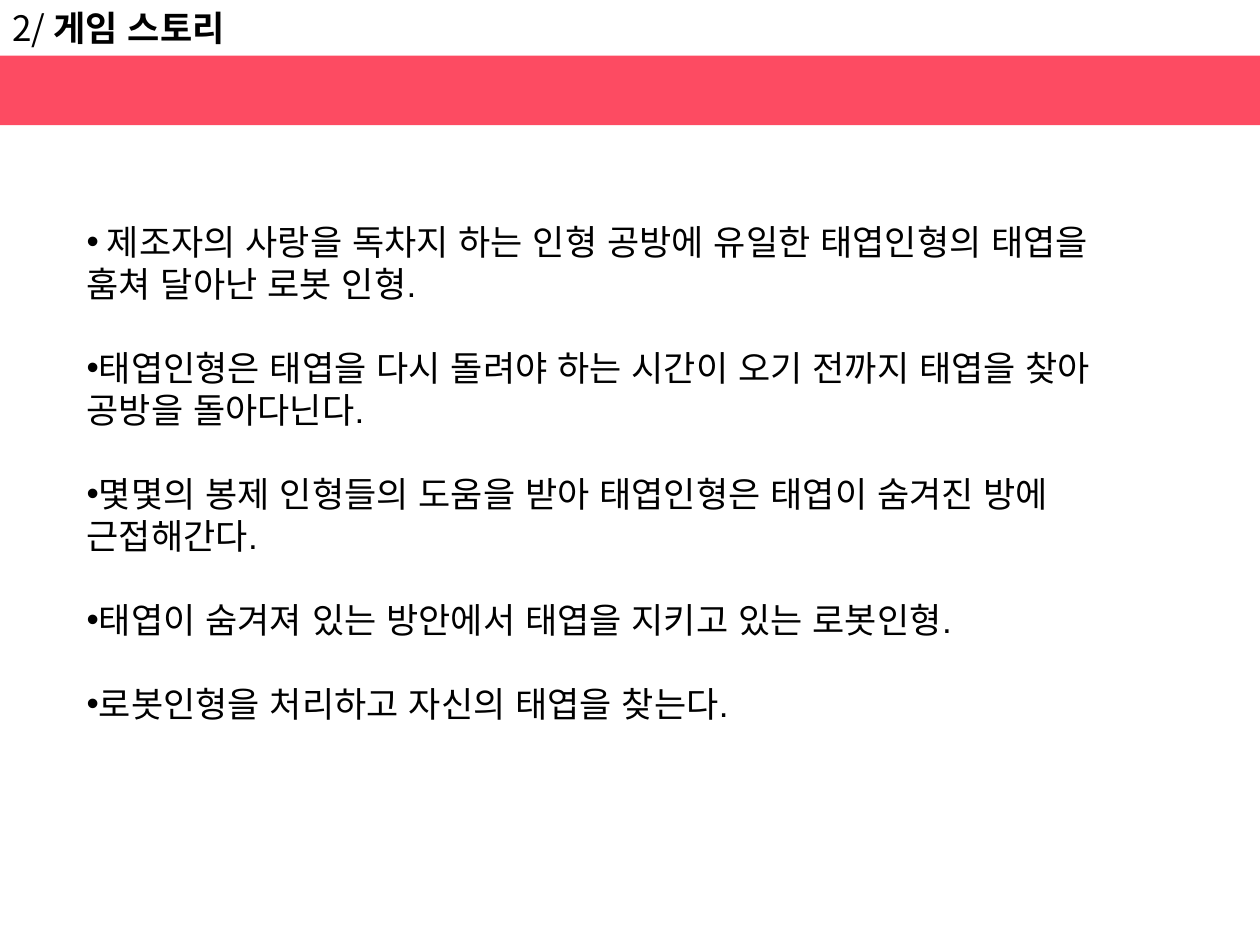
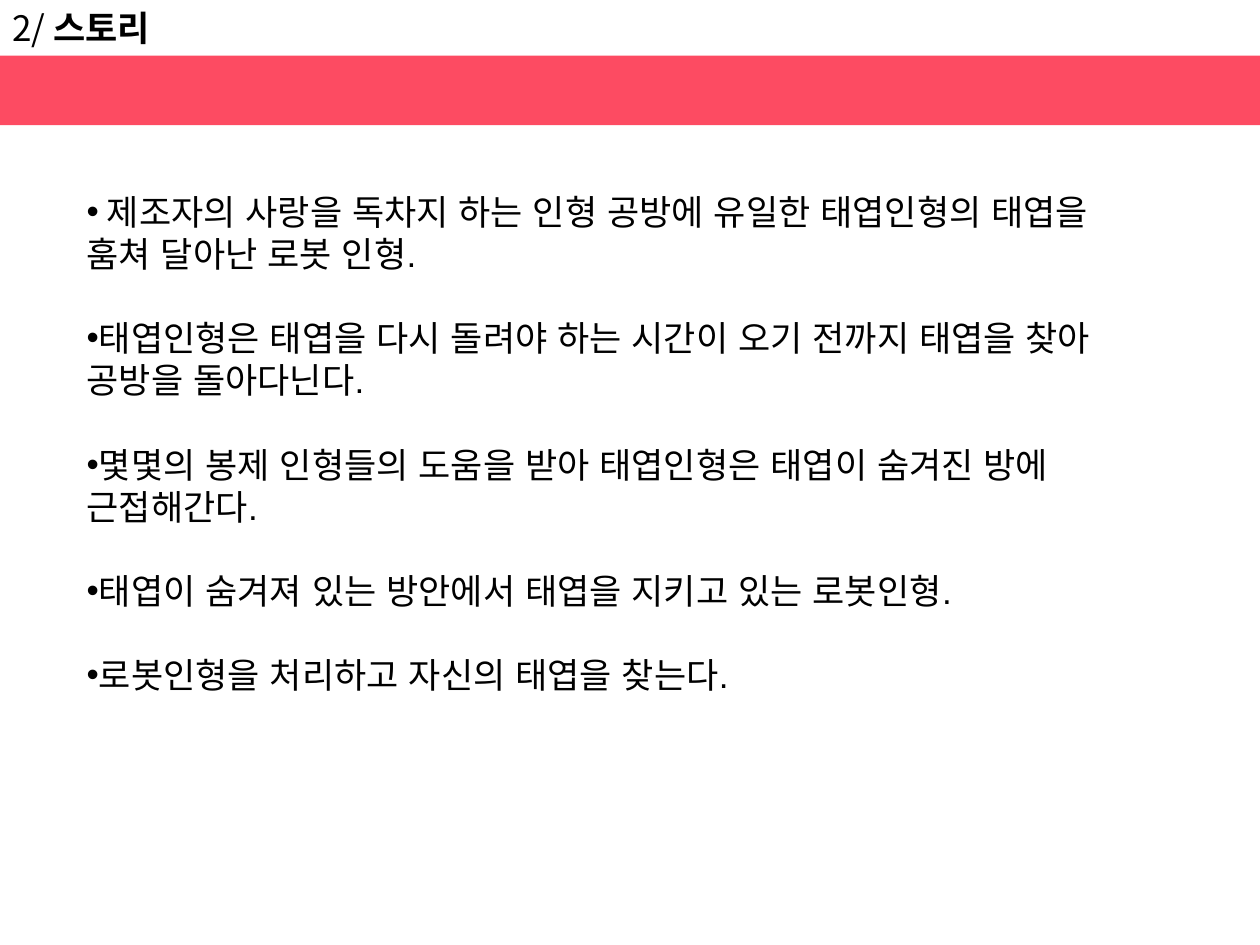
Before and after one commit to haeunjung/Team_Project, a slide deck: slide 4 of 기획문서/게임 제안서.pptx. Drawn at 1260x945 pixels with LibreOffice and Linux fonts; fonts in the diff are those of the drawing. Boxes give left, top, right and bottom in pixels: in the first picture for what was removed or moved away, otherwise in the second. Text is boxed around its words. In the diff, an @@ line names an element or a change of style, - is before the commit and + after.

```diff
--- a/기획문서/게임 제안서.pptx
+++ b/기획문서/게임 제안서.pptx
@@ text at bbox=[12, 11, 150, 48]: text changed @@
-2/ 게임 스토리
+2/ 스토리
@@ text "제조자의 사랑을 독차지 하는 인형 ...": place and size @@
-text "제조자의 사랑을 독차지 하는 인형 ..." at bbox=[87, 225, 1090, 720]
+text "제조자의 사랑을 독차지 하는 인형 ..." at bbox=[87, 195, 1090, 691]
```
Also in this commit, not shown: 2 other slides changed, 3 slides added, 2 slides removed.
